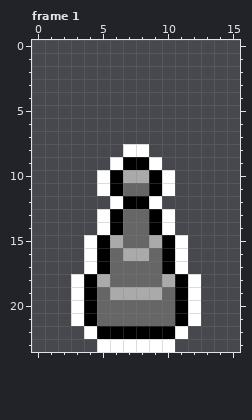
File history of a pixel-art file, assets/towers.aseprite. The first picture shows the starting point.
16x24 pixels, 2 frames. Shown: frame 1.
The result:
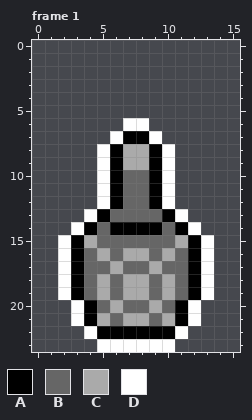
Palette (. is transparent): A #000000  B #666666  C #aaaaaa  D #ffffff
Diff:
{"where": "frame 1"}
{"frame":1,"y":6,"x":7,"old":"..","new":"DD"}
{"frame":1,"y":7,"x":6,"old":"....","new":"DAAD"}
{"frame":1,"y":8,"x":5,"old":"..DD..","new":"DACCAD"}
{"frame":1,"y":9,"x":5,"old":".DAAD.","new":"DACCAD"}
{"frame":1,"y":10,"x":7,"old":"CC","new":"BB"}
{"frame":1,"y":12,"x":5,"old":".DAAD.","new":"DABBAD"}
{"frame":1,"y":13,"x":4,"old":".DA","new":"DAB"}
{"frame":1,"y":13,"x":9,"old":"AD.","new":"BAD"}
{"frame":1,"y":14,"x":3,"old":"..D","new":"DAB"}
{"frame":1,"y":14,"x":7,"old":"BB","new":"AA"}
{"frame":1,"y":14,"x":10,"old":"D..","new":"BAD"}
{"frame":1,"y":15,"x":2,"old":"..DAC","new":"DACBB"}
{"frame":1,"y":15,"x":9,"old":"CAD..","new":"BBCAD"}
{"frame":1,"y":16,"x":2,"old":"..DA","new":"DABC"}
{"frame":1,"y":16,"x":10,"old":"AD..","new":"CBAD"}
{"frame":1,"y":17,"x":2,"old":"..DAB","new":"DABBC"}
{"frame":1,"y":17,"x":9,"old":"BAD..","new":"CBBAD"}
{"frame":1,"y":18,"x":2,"old":".DA","new":"DAB"}
{"frame":1,"y":18,"x":7,"old":"BB","new":"CC"}
{"frame":1,"y":18,"x":11,"old":"AD.","new":"BAD"}
{"frame":1,"y":19,"x":2,"old":".DABC","new":"DABCB"}
{"frame":1,"y":19,"x":9,"old":"CBAD.","new":"BCBAD"}
{"frame":1,"y":20,"x":6,"old":"B","new":"C"}
{"frame":1,"y":20,"x":9,"old":"B","new":"C"}
{"frame":1,"y":21,"x":5,"old":"B","new":"C"}
{"frame":1,"y":21,"x":7,"old":"BB","new":"CC"}
{"frame":1,"y":21,"x":10,"old":"B","new":"C"}
{"label":"changed","picture_box":[58,118,214,326]}
